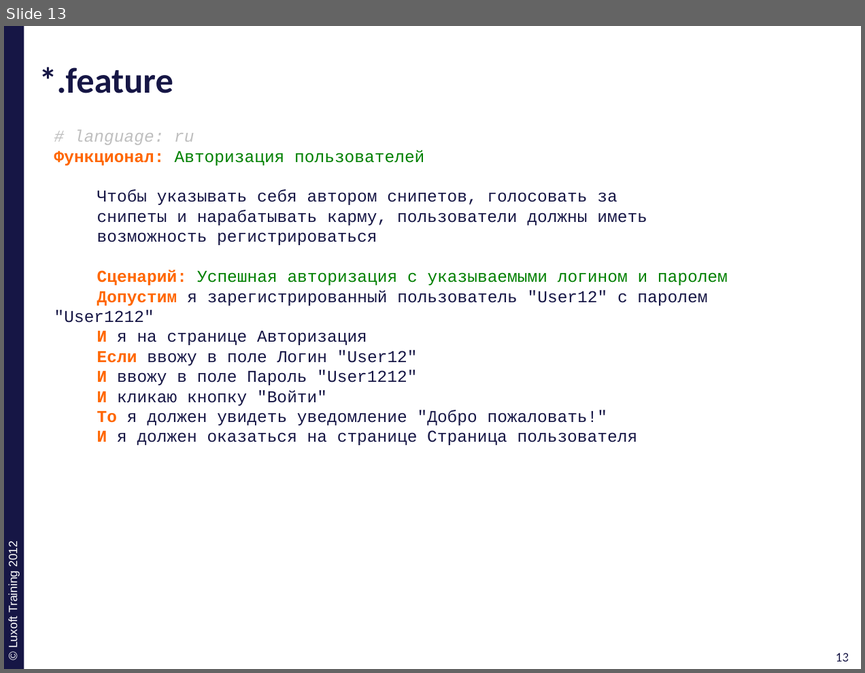
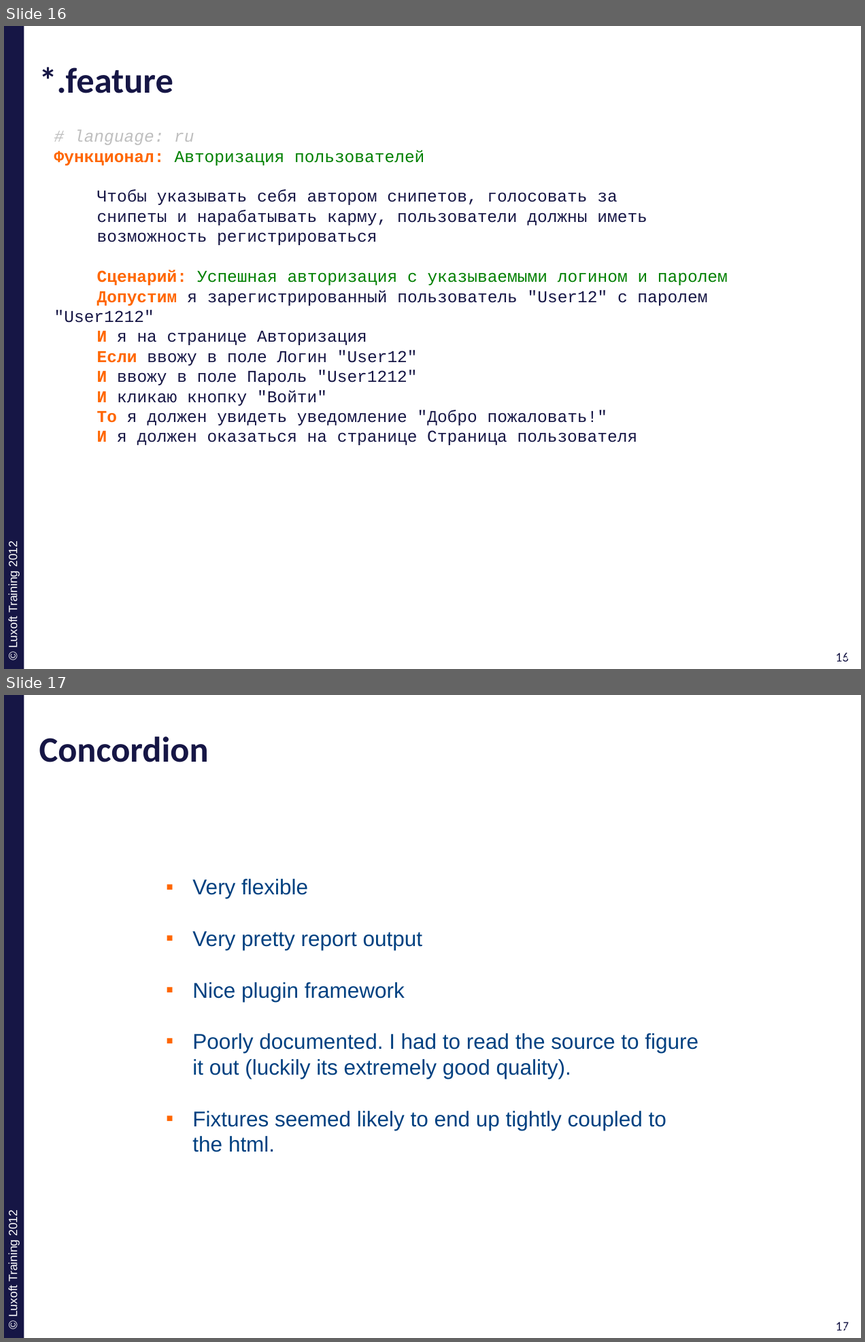
Before and after one commit to ivan-dyachenko/Trainings, a slide deck: Test Driven Development/materials/pptx/8. TDD-Acceptance-Testing.pptx. Shown one above the other, each under a label of ours: slide 13 before the commit, slides 16 and 17 after it. The pictures are 865x673 and 865x1342 pixels, drawn with LibreOffice and Linux fonts; fonts in the diff are those of the drawing; background and template pictures are left out. Boxes give left, top, right and bottom in pixels: in the first picture for what was removed or moved away, otherwise in the second. Text is boxed around its words. In the diff, an @@ line names an element or a change of style, - is before the commit and + after.

```diff
--- a/Test Driven Development/materials/pptx/8. TDD-Acceptance-Testing.pptx
+++ b/Test Driven Development/materials/pptx/8. TDD-Acceptance-Testing.pptx
@@ slide 17 added at box(4, 695, 861, 1338), background #FFFFFF; not listed: 4 template elements that a slide beside it also shows @@
@@ title added at box(39, 736, 209, 762), 30 pt, text #161645, bold @@
+Concordion
@@ text added at box(192, 879, 698, 1152), 18 pt, text #004080 @@
+▪ Very flexible
+▪ Very pretty report output
+▪ Nice plugin framework
+▪ Poorly documented. I had to read the source to figure it out (luckily its extremely good quality).
+▪ Fixtures seemed likely to end up tightly coupled to the html.
@@ what was slide 13 is now slide 16 @@
@@ page number at box(836, 652, 849, 661): text changed @@
-13
+16
@@ page number at box(840, 652, 853, 661): text changed @@
-13
+16
```
Also in this commit, not shown: 2 slides changed, 9 other slides added, 1 slide removed, 1 other file.
